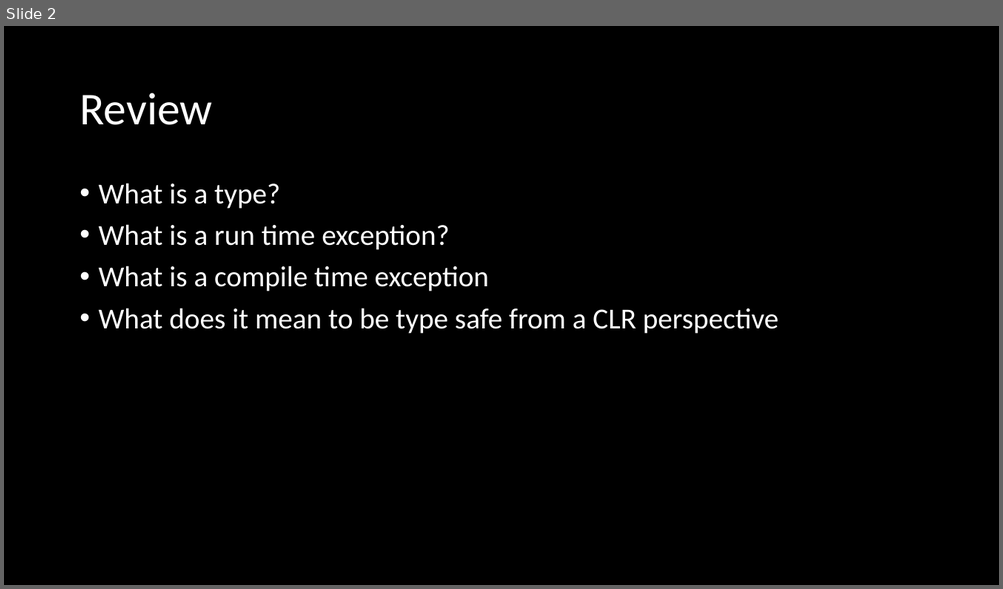
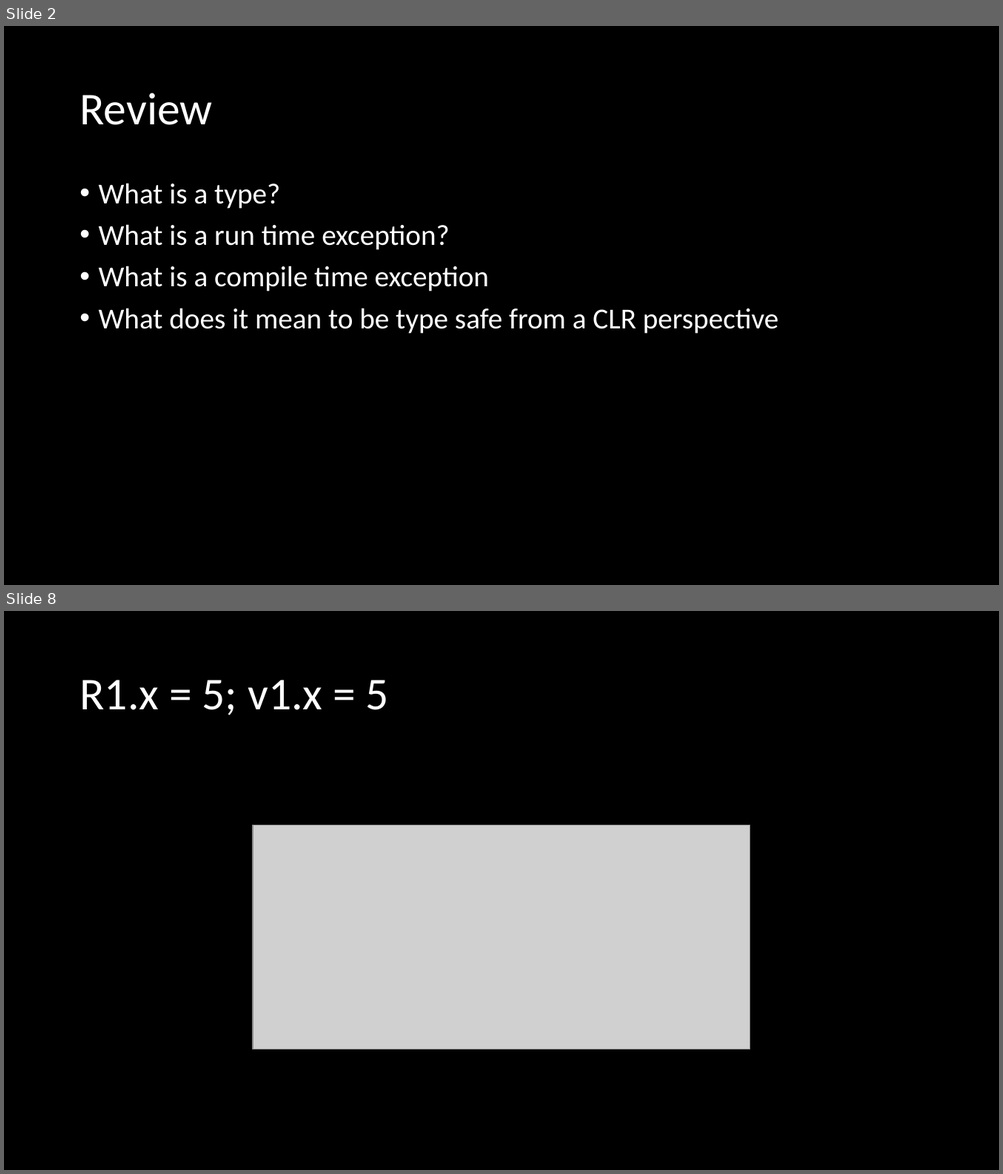
Before and after one commit to microsoft/Flash_University, a slide deck: CLR_via_CSharp/Week3/CLR_Via_CSharp_chapter5.pptx. Shown one above the other, each under a label of ours: slide 2 before the commit, slides 2 and 8 after it; the slides between them are not shown. The pictures are 1003x589 and 1003x1174 pixels, drawn with LibreOffice and Linux fonts; fonts in the diff are those of the drawing; grey boxes stand for pictures. Boxes give left, top, right and bottom in pixels: in the first picture for what was removed or moved away, otherwise in the second. Text is boxed around its words. In the diff, an @@ line names an element or a change of style, - is before the commit and + after.

```diff
--- a/CLR_via_CSharp/Week3/CLR_Via_CSharp_chapter5.pptx
+++ b/CLR_via_CSharp/Week3/CLR_Via_CSharp_chapter5.pptx
@@ slide 8 added at bbox=[4, 611, 999, 1170], background #000000 @@
@@ title added at bbox=[79, 680, 389, 715], 44 pt, text #FFFFFF @@
+R1.x = 5; v1.x = 5
@@ picture added at bbox=[253, 825, 750, 1050] @@
```
Also in this commit, not shown: 3 slides changed, 6 other slides added, 1 slide removed, 3 other files.
